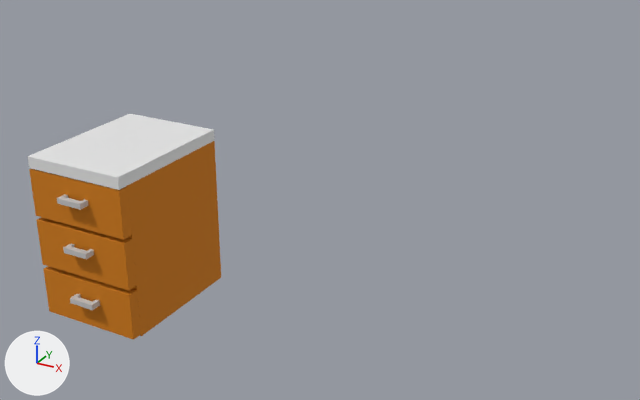
The OBJ model 3DModels/contributions/contributions/cassetti_cucina_45x60/cassetti_cucina_45x60_Scene.obj as it was, and as the next commit left it.
Camera for both pictures: a 50 mm camera at (4.08, -11.12, 5.27) aimed at (-4.25, 4.04, -2.31). The lights are fixed; the arrows at lower left show +X, +Y and +Z. The picture after the commit comes second. Where no turn or scale is listed for an object, it has been applied to the vertices.

Objects in the first picture: 'cassetti_cucina_45x60_Scene'.
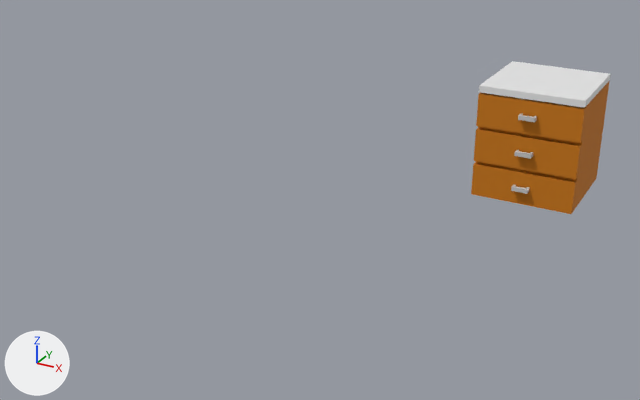
Changed parts and their boxes [x1, y1, x2, y2] in the pictures (640 x 400 px; the box of a moved part takes in the faces that stretch with it):
'cassetti_cucina_45x60_Scene', reshaped (28% narrower, 32% shorter)
    before: [27, 114, 221, 340]
    after: [471, 61, 611, 214]
part 1 of me_cassetti_cucina_45x60_scene, added
    after: [479, 61, 611, 108]
part 2 of me_cassetti_cucina_45x60_scene, moved or reshaped
    before: [126, 141, 221, 336]
    after: [475, 82, 609, 211]
part 3 of me_cassetti_cucina_45x60_scene, moved or reshaped
    before: [63, 243, 94, 259]
    after: [518, 114, 537, 122]
part 4 of me_cassetti_cucina_45x60_scene, added (orange)
    after: [476, 93, 586, 143]
part 5 of me_cassetti_cucina_45x60_scene, added (orange)
    after: [474, 128, 581, 179]
part 6 of me_cassetti_cucina_45x60_scene, moved or reshaped
    before: [70, 294, 100, 310]
    after: [514, 150, 533, 159]
part 7 of me_cassetti_cucina_45x60_scene, moved or reshaped
    before: [57, 194, 88, 210]
    after: [511, 185, 530, 194]
part 8 of me_cassetti_cucina_45x60_scene, added (orange)
    after: [471, 162, 577, 214]
part 9 of me_cassetti_cucina_45x60_scene, deleted
    before: [27, 114, 215, 190]
part 10 of me_cassetti_cucina_45x60_scene, deleted (orange)
    before: [29, 169, 132, 240]
part 11 of me_cassetti_cucina_45x60_scene, deleted (orange)
    before: [36, 217, 137, 291]
part 12 of me_cassetti_cucina_45x60_scene, deleted (orange)
    before: [43, 266, 141, 340]

Patch to the scene script:
```diff
--- a/3DModels/contributions/contributions/cassetti_cucina_45x60/cassetti_cucina_45x60_Scene.obj.py
+++ b/3DModels/contributions/contributions/cassetti_cucina_45x60/cassetti_cucina_45x60_Scene.obj.py
@@ me_cassetti_cucina_45x60_scene @@
-me_cassetti_cucina_45x60_scene.from_pydata(...)  # 128 vertices, 112 faces; spans x -6.82..-4.89, y -1.56..1.23, z -3.0..0.02
+me_cassetti_cucina_45x60_scene.from_pydata(...)  # 128 vertices, 112 faces; spans x -2.45..0.06, y 8.41..11.15, z -3.51..-0.71
+# me_cassetti_cucina_45x60_scene part 1: a new loose piece, a box spanning x -2.45..0.06, y 8.59..11.15, z -0.87..-0.71, in mat_material (white #e7e7e7)
+# me_cassetti_cucina_45x60_scene part 2: the loose piece of 24 vertices spanning x -6.82..-4.89, y -1.17..1.23, z -3.0..-0.19 is scaled about its middle by (1.3, 1, 0.932), then moved by (4.66, 9.92, -0.61), in mat_woodcherry (orange #c97600)
+# me_cassetti_cucina_45x60_scene part 3: the loose piece of 24 vertices spanning x -6.07..-5.57, y -1.56..-1.36, z -1.51..-1.41 is scaled about its middle by (0.798, 1, 1), then moved by (4.63, 9.96, 0.17)
+# me_cassetti_cucina_45x60_scene part 4: a new loose piece, a box spanning x -2.44..0.06, y 8.59..8.79, z -1.71..-0.91, in mat_woodcherry (orange #c97600)
+# me_cassetti_cucina_45x60_scene part 5: a new loose piece, a box spanning x -2.44..0.06, y 8.59..8.79, z -2.61..-1.81, in mat_woodcherry (orange #c97600)
+# me_cassetti_cucina_45x60_scene part 6: the loose piece of 24 vertices spanning x -6.07..-5.57, y -1.56..-1.36, z -2.48..-2.38 is scaled about its middle by (0.798, 1, 1), then moved by (4.63, 9.96, 0.24)
+# me_cassetti_cucina_45x60_scene part 7: the loose piece of 24 vertices spanning x -6.07..-5.57, y -1.56..-1.36, z -0.61..-0.51 is scaled about its middle by (0.798, 1, 1), then moved by (4.63, 9.96, -2.53)
+# me_cassetti_cucina_45x60_scene part 8: a new loose piece, a box spanning x -2.44..0.06, y 8.59..8.79, z -3.51..-2.71, in mat_woodcherry (orange #c97600)
+# me_cassetti_cucina_45x60_scene part 9: the loose piece of 8 vertices spanning x -6.82..-4.89, y -1.37..1.23, z -0.19..0.02 is deleted
+# me_cassetti_cucina_45x60_scene part 10: the loose piece of 8 vertices spanning x -6.82..-4.89, y -1.37..-1.17, z -1.06..-0.21 is deleted
+# me_cassetti_cucina_45x60_scene part 11: the loose piece of 8 vertices spanning x -6.82..-4.89, y -1.37..-1.17, z -2.0..-1.14 is deleted
+# me_cassetti_cucina_45x60_scene part 12: the loose piece of 8 vertices spanning x -6.82..-4.89, y -1.37..-1.17, z -2.95..-2.09 is deleted
 me_cassetti_cucina_45x60_scene.materials.append(mat_material)
 me_cassetti_cucina_45x60_scene.materials.append(mat_aluminum)
-me_cassetti_cucina_45x60_scene.materials.append(mat_wood_cherry)  # orange #d27c00
+me_cassetti_cucina_45x60_scene.materials.append(mat_woodcherry)  # orange #c97600
```
